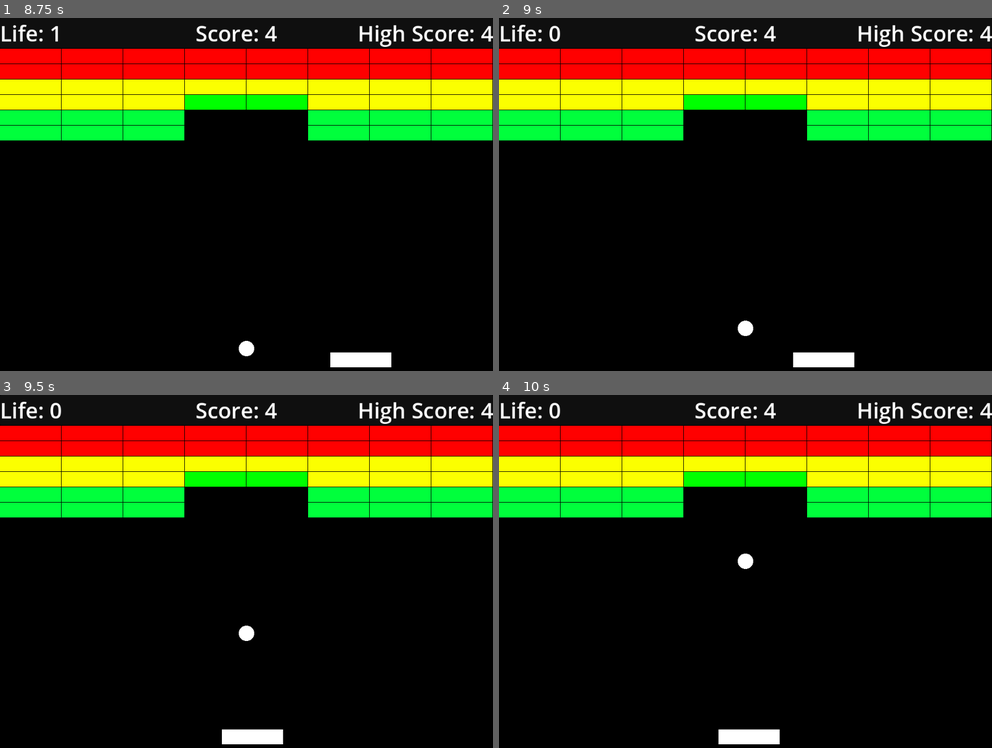
Above: before the commit, frames 1-4 (two rows, left to right).
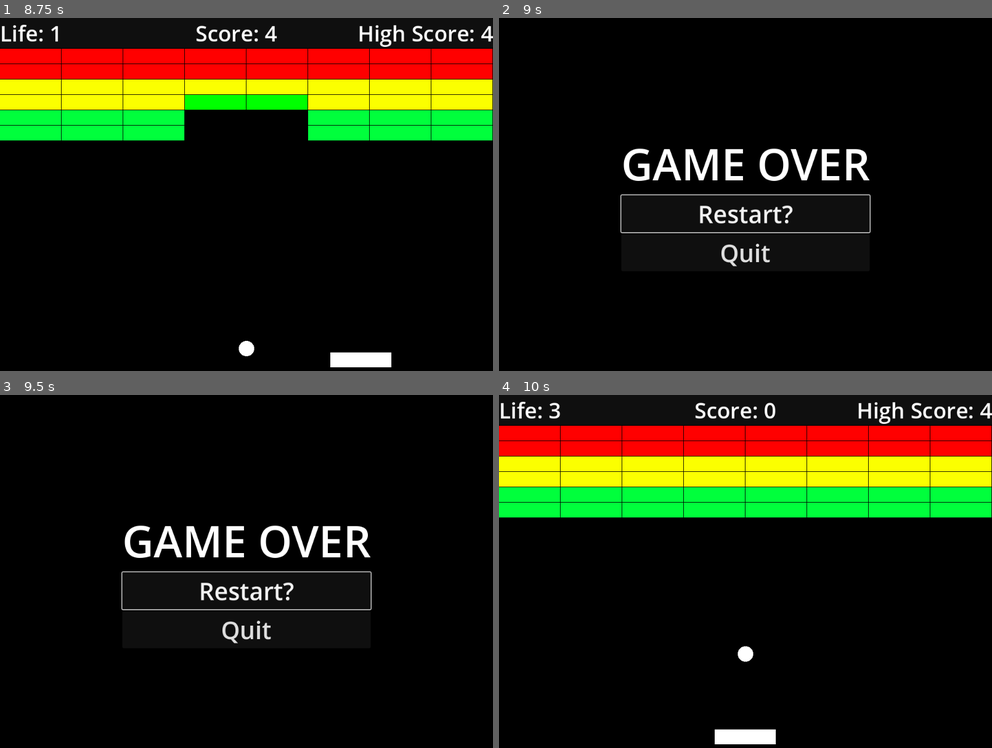
Above: after the commit, the same moments.

Repository: Xyloph/20GC_Game2
Game: Godot game, scene res://scenes/main.tscn
The game is run twice, just before and just after one commit, with the same random seed, the same clock (stepped at 60 frames per second) and the same inputs.
Inputs (mouse positions are in pixels of both pictures, inside the frame that each line leads up to):
- Up to frame 1 (8.75 s): tap Enter at 0.5 s; hold Right (ui_right) 0.53-1.28 s; hold Left (ui_left) 1.28-2.03 s; hold Right (ui_right) 2.03-3.53 s; hold Left (ui_left) 3.53-5.78 s; hold Right (ui_right) 5.78-8.03 s; hold Left (ui_left) from 8.03 s (still down)
- Up to frame 2 (9 s): keep holding Left (ui_left)
- Up to frame 3 (9.5 s): keep holding Left (ui_left)
- Up to frame 4 (10 s): release Left (ui_left) at 9.5 s; click (745, 589) at 9.5 s, where only the run after the commit has a clickable "Restart?"

Frame 1 is identical in both runs. In frame 2, 29% of the frame differs, in the area x 0-100%, y 1-99%; in frame 3, 29%; in frame 4, 3.7%.

Commit message:
game over, checklist completed

Diff:
--- /dev/null
+++ b/scenes/game_over.tscn
@@ -0,0 +1,52 @@
+[gd_scene load_steps=4 format=3 uid="uid://dc07s3p1wcyek"]
+
+[ext_resource type="Script" path="res://scripts/game_over.gd" id="1_gm5gb"]
+[ext_resource type="Theme" uid="uid://dy4doi4lyieg0" path="res://resources/ui_theme.tres" id="2_a3c5p"]
+
+[sub_resource type="StyleBoxFlat" id="StyleBoxFlat_5xh8y"]
+bg_color = Color(0, 0, 0, 1)
+
+[node name="GameOver" type="CanvasLayer"]
+script = ExtResource("1_gm5gb")
+
+[node name="Panel" type="Panel" parent="."]
+anchors_preset = 15
+anchor_right = 1.0
+anchor_bottom = 1.0
+grow_horizontal = 2
+grow_vertical = 2
+theme_override_styles/panel = SubResource("StyleBoxFlat_5xh8y")
+
+[node name="VBoxContainer" type="VBoxContainer" parent="Panel"]
+layout_mode = 1
+anchors_preset = 8
+anchor_left = 0.5
+anchor_top = 0.5
+anchor_right = 0.5
+anchor_bottom = 0.5
+offset_left = -258.0
+offset_top = -62.0
+offset_right = 258.0
+offset_bottom = 62.0
+grow_horizontal = 2
+grow_vertical = 2
+
+[node name="Label" type="Label" parent="Panel/VBoxContainer"]
+layout_mode = 2
+theme = ExtResource("2_a3c5p")
+theme_override_font_sizes/font_size = 90
+text = "GAME OVER"
+
+[node name="RestartButton" type="Button" parent="Panel/VBoxContainer"]
+layout_mode = 2
+theme_override_font_sizes/font_size = 50
+text = "Restart?"
+
+[node name="QuitButton" type="Button" parent="Panel/VBoxContainer"]
+layout_mode = 2
+theme_override_font_sizes/font_size = 50
+text = "Quit"
+
+[connection signal="visibility_changed" from="." to="." method="_on_visibility_changed"]
+[connection signal="pressed" from="Panel/VBoxContainer/RestartButton" to="." method="_on_restart_button_pressed"]
+[connection signal="pressed" from="Panel/VBoxContainer/QuitButton" to="." method="_on_quit_button_pressed"]
--- a/scenes/main.tscn
+++ b/scenes/main.tscn
@@ -7,6 +7,7 @@
 [ext_resource type="PackedScene" uid="uid://dh3bdnsejlo0c" path="res://scenes/Level1.tscn" id="5_7qtve"]
 [ext_resource type="PackedScene" uid="uid://c03mkkbkoy4sh" path="res://scenes/pause_menu.tscn" id="6_uw8xt"]
 [ext_resource type="PackedScene" uid="uid://dm2fys3s618qf" path="res://scenes/markers.tscn" id="7_4vn8h"]
+[ext_resource type="PackedScene" uid="uid://dc07s3p1wcyek" path="res://scenes/game_over.tscn" id="8_ftyuk"]
 
 [node name="Main" type="Node2D"]
 script = ExtResource("1_08da0")
@@ -32,6 +33,9 @@
 [node name="Markers" parent="." instance=ExtResource("7_4vn8h")]
 top_level = true
 
+[node name="GameOver" parent="." instance=ExtResource("8_ftyuk")]
+visible = false
+
 [connection signal="hit_bottom" from="Ball" to="." method="_life_loss"]
 [connection signal="hit_top" from="Ball" to="." method="_hit_top"]
 [connection signal="play_hit_sound" from="Ball" to="." method="_on_ball_play_hit_sound"]
--- a/scripts/ball.gd
+++ b/scripts/ball.gd
@@ -68,7 +68,3 @@
 		else:
 			# straight bounce from the top blocks
 			ball_velocity = ball_velocity.bounce(collision.get_normal())
-
-
-func _on_body_exited(body: Node) -> void:
-	print("hi")
--- /dev/null
+++ b/scripts/game_over.gd
@@ -0,0 +1,17 @@
+extends CanvasLayer
+@onready var restart_button: Button = $Panel/VBoxContainer/RestartButton
+@onready var quit_button: Button = $Panel/VBoxContainer/QuitButton
+@export_file var scene_to_load_file_path: String = "res://scenes/main.tscn"
+
+func _ready() -> void:
+	assert(FileAccess.file_exists(scene_to_load_file_path), "This file doesn't exist!")
+
+func _on_restart_button_pressed() -> void:
+	get_tree().change_scene_to_file(scene_to_load_file_path)
+
+func _on_quit_button_pressed() -> void:
+	get_tree().quit()
+
+func _on_visibility_changed() -> void:
+	if visible:
+		restart_button.grab_focus()
--- a/scripts/main.gd
+++ b/scripts/main.gd
@@ -6,6 +6,7 @@
 @onready var audio : AudioStreamPlayer = $AudioStreamPlayer
 @onready var ui: UI = $UI
 @onready var markers: Markers = $Markers
+@onready var game_over: CanvasLayer = $GameOver
 
 const PLAYER_SPEED = 400
 const ORIGINAL_PLAYER_WIDTH = 128
@@ -30,7 +31,14 @@
 	ball.reset_ball()
 	ball.position = Vector2(markers.get_right() / 2, player.position.y - 40)
 	$Player/Block.size.x = ORIGINAL_PLAYER_WIDTH
-	ui.decrement_life()
+	var done = ui.decrement_life()
+	if done:
+		# save high score and show screen
+		ui.save_high_score(false)
+		# remove ball so it stops bouncing
+		ball.queue_free()
+		# show game over screen
+		game_over.show()
 
 # when hitting top, paddle must become slimmer
 func _hit_top() -> void:
@@ -56,7 +64,7 @@
 	_save_and_quit()
 
 func _save_and_quit() -> void:
-	ui.save_high_score()
+	ui.save_high_score(true)
 
 func _on_ball_play_hit_sound() -> void:
 	if not audio.playing:
--- a/scripts/ui.gd
+++ b/scripts/ui.gd
@@ -21,14 +21,16 @@
 		_set_high_score_label(high_score_res.high_score)
 	_set_score_label(score)
 
-func decrement_life() -> void:
+func decrement_life() -> bool:
 	life -= 1
 	_set_life_label(life)
+	return life == 0
 
-func save_high_score() -> void:
+func save_high_score(quit:bool) -> void:
 	high_score_res.save()
 	# it's the last thing we do
-	get_tree().quit()
+	if quit:
+		get_tree().quit()
 
 func load_high_score() -> void:
 	high_score_res = HighScore.load()
Not shown: 1 places in scenes/main.tscn that only renumber resources
Not shown, changed: README.md
